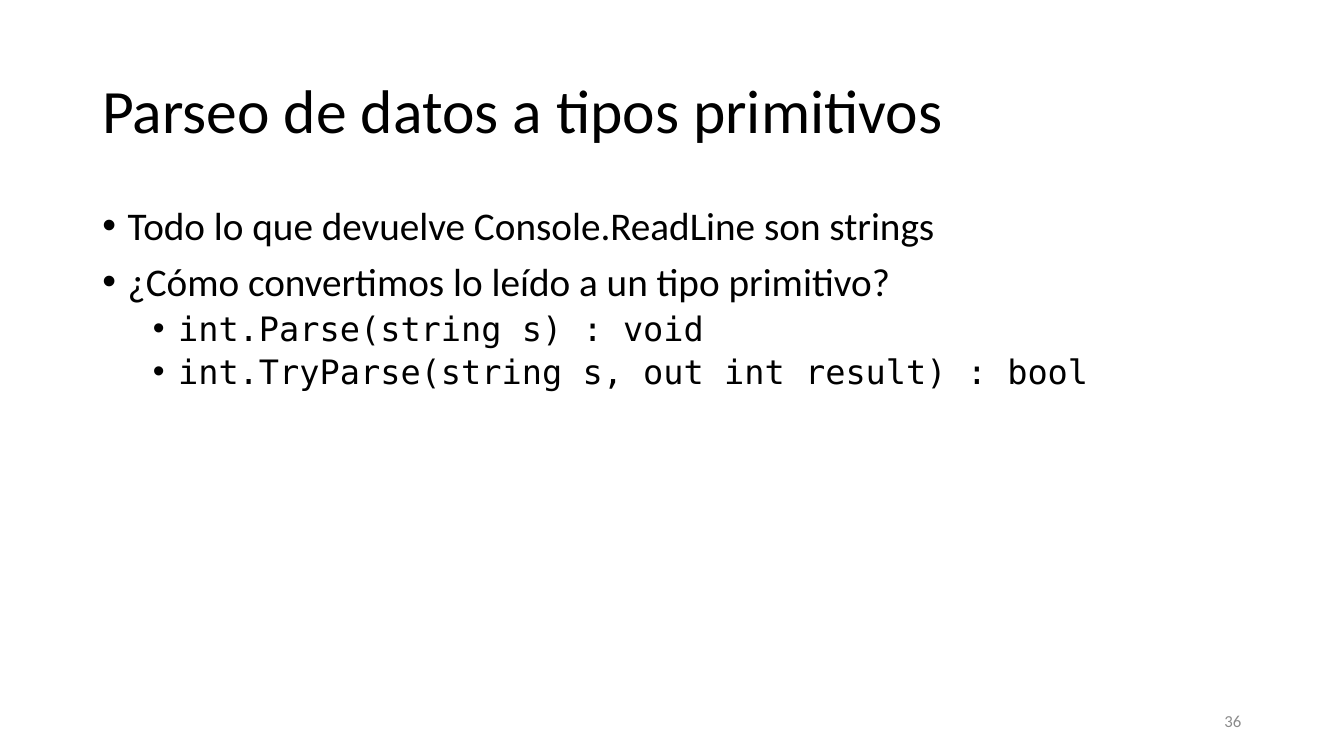
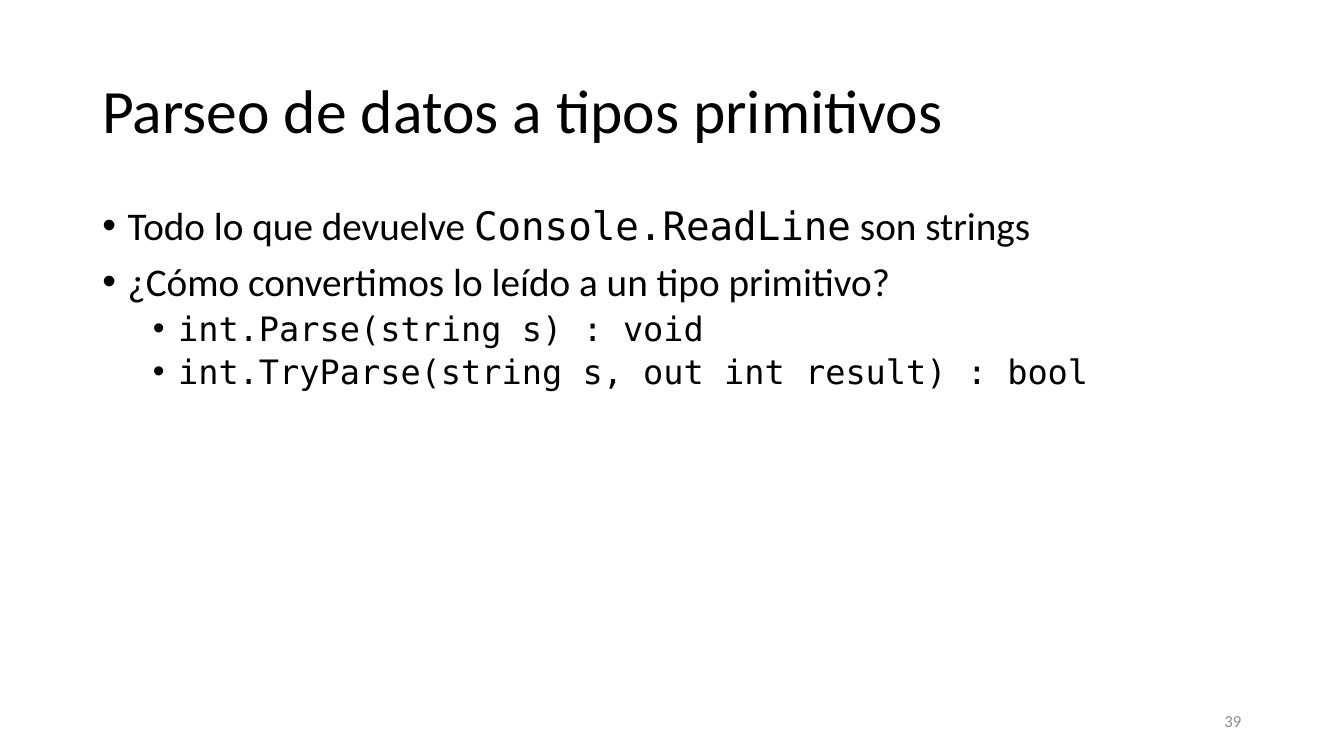
Before and after one commit to SergioLuis/hour-of-code-uva-2021, a slide deck: slide 39 of slides.pptx (slide 36 before the commit). Drawn at 1344x756 pixels with LibreOffice and Linux fonts; fonts in the diff are those of the drawing. Boxes give left, top, right and bottom in pixels: in the first picture for what was removed or moved away, otherwise in the second. Text is boxed around its words. In the diff, an @@ line names an element or a change of style, - is before the commit and + after.

```diff
--- a/slides.pptx
+++ b/slides.pptx
@@ text at (x1=128, y1=210, x2=1030, y2=247): font Calibri to DejaVu Sans Mono in "Console.ReadLine" @@
@@ page number at (x1=1224, y1=716, x2=1241, y2=727): text changed @@
-36
+39
```
Also in this commit, not shown: 8 other slides changed, 16 slides added, 1 other file.
